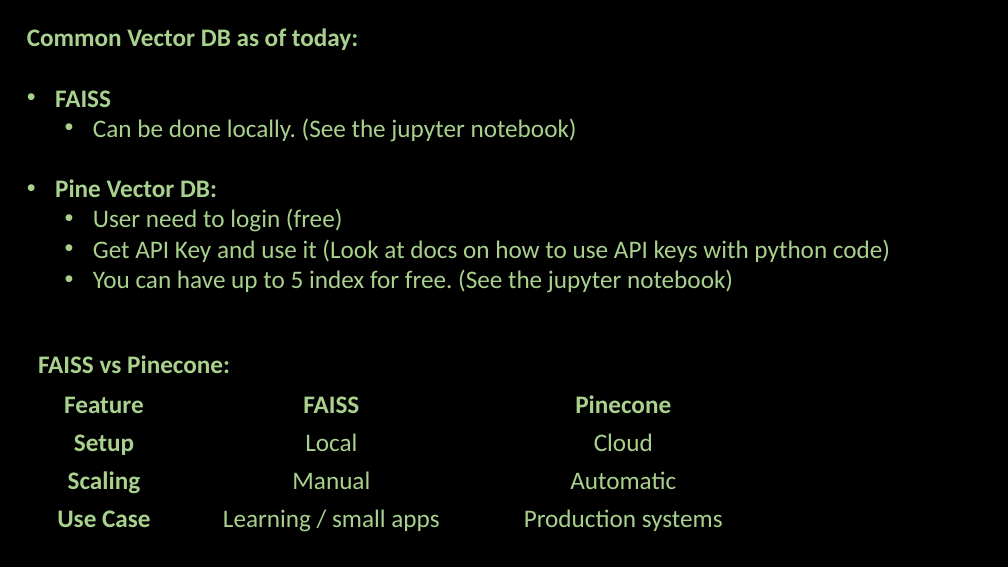
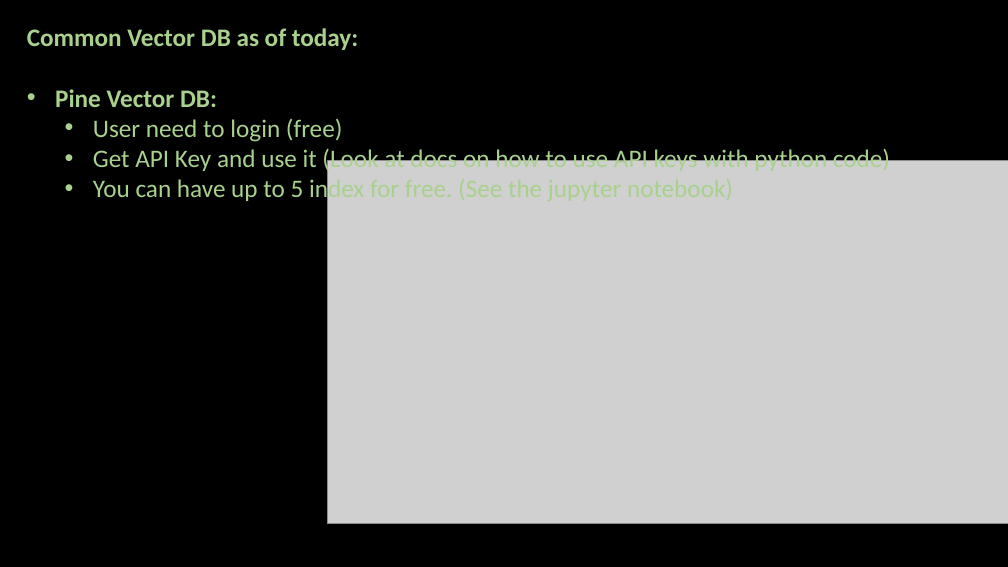
Before and after one commit to ash322ash422/youtube, a slide deck: slide 10 of GenAI/wk4-embedding-vectorDB-SemanticSearch/vectorDB-SematicSearch-pt1.pptx (slide 9 before the commit). Drawn at 1008x567 pixels with LibreOffice and Linux fonts; fonts in the diff are those of the drawing; grey boxes stand for pictures; background and template pictures are left out. Boxes give left, top, right and bottom in pixels: in the first picture for what was removed or moved away, otherwise in the second. Text is boxed around its words. In the diff, an @@ line names an element or a change of style, - is before the commit and + after.

```diff
--- a/GenAI/wk4-embedding-vectorDB-SemanticSearch/vectorDB-SematicSearch-pt1.pptx
+++ b/GenAI/wk4-embedding-vectorDB-SemanticSearch/vectorDB-SematicSearch-pt1.pptx
@@ text at box(55, 90, 577, 142): paragraphs removed @@
-• FAISS
-  • Can be done locally. (See the jupyter notebook)
@@ picture added at box(327, 160, 1008, 523) @@
@@ text removed at box(38, 355, 230, 373) @@
-FAISS vs Pinecone:
@@ table removed at box(16, 386, 776, 538), 4 rows, 3 columns @@
-Feature | FAISS | Pinecone
-Setup | Local | Cloud
-Scaling | Manual | Automatic
-Use Case | Learning / small apps | Production systems
```
Also in this commit, not shown: 3 other slides changed, 2 slides added, 23 other files.
